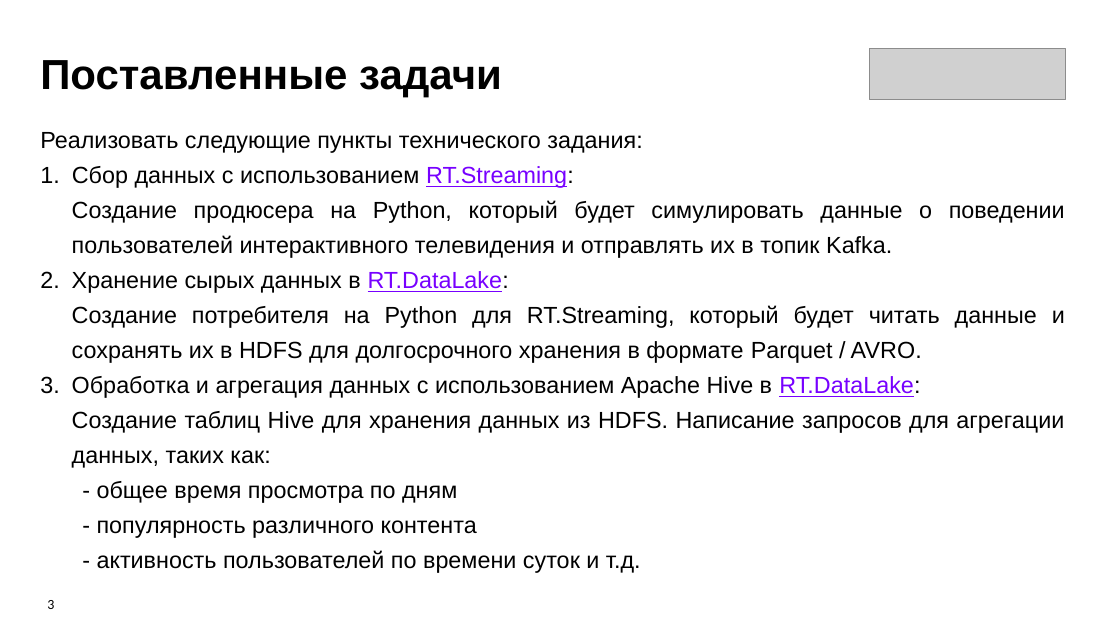
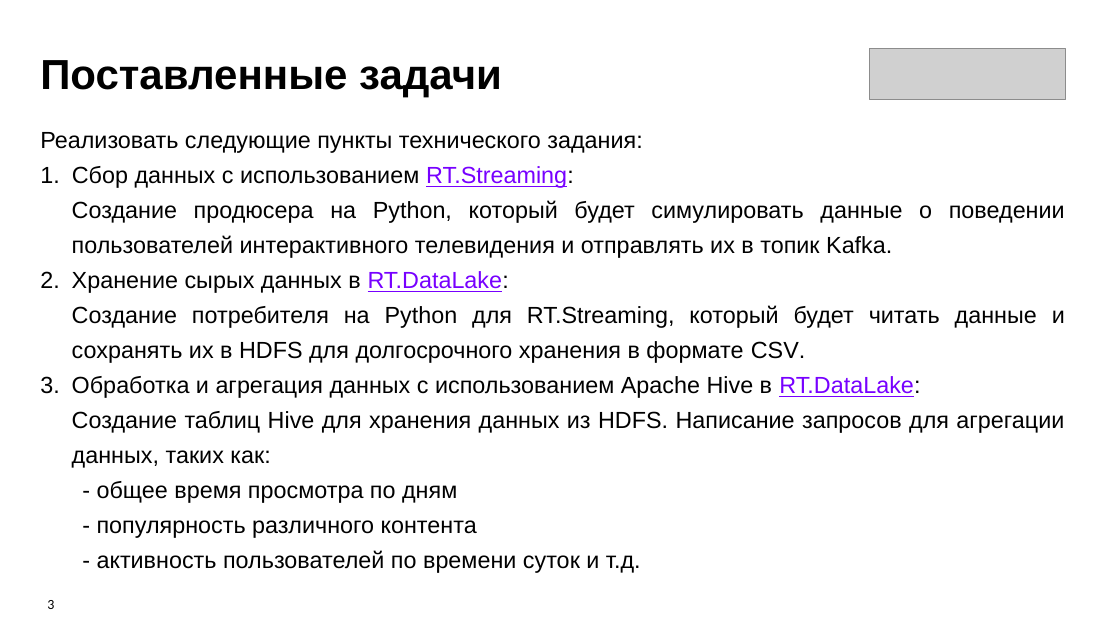
Before and after one commit to Olmeor/Data-engineer_Rostelecom_programming_school, a slide deck: slide 3 of Сertification/presentation.pptx. Drawn at 1120x630 pixels with LibreOffice and Linux fonts; fonts in the diff are those of the drawing; grey boxes stand for pictures. Boxes give left, top, right and bottom in pixels: in the first picture for what was removed or moved away, otherwise in the second. Text is boxed around its words. In the diff, an @@ line names an element or a change of style, - is before the commit and + after.

```diff
--- a/Сertification/presentation.pptx
+++ b/Сertification/presentation.pptx
@@ text at (72, 305, 1065, 363): text changed @@
-Создание потребителя на Python для RT.Streaming, который будет читать данные и сохранять их в HDFS для долгосрочного хранения в формате Parquet / AVRO.
+Создание потребителя на Python для RT.Streaming, который будет читать данные и сохранять их в HDFS для долгосрочного хранения в формате CSV.
```
Also in this commit, not shown: 2 other slides changed, 4 other files.
